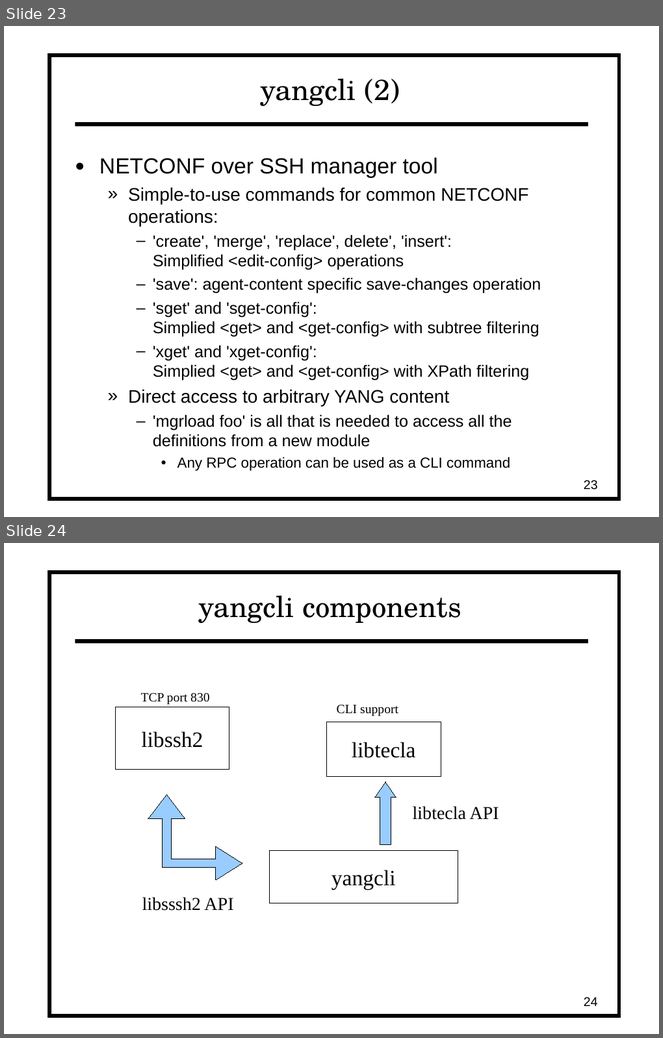
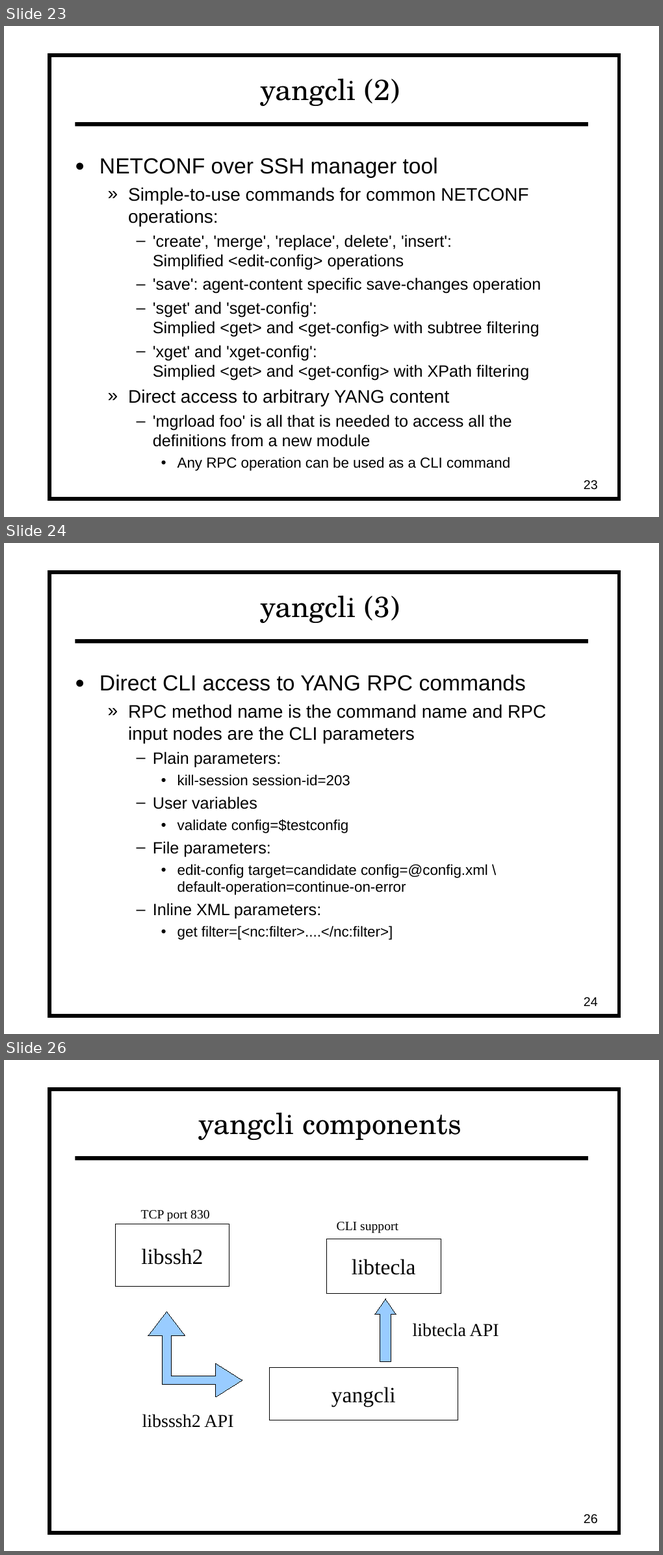
Before and after one commit to vlvassilev/yuma123, a slide deck: netconf/doc/netconfcentral_slides/NCX_overview.odp. Shown one above the other, each under a label of ours: slides 23 and 24 before the commit, slides 23, 24 and 26 after it; the slides between them are not shown. The pictures are 663x1038 and 663x1555 pixels, drawn with LibreOffice and Linux fonts; fonts in the diff are those of the drawing. Boxes give left, top, right and bottom in pixels: in the first picture for what was removed or moved away, otherwise in the second. Text is boxed around its words. In the diff, an @@ line names an element or a change of style, - is before the commit and + after.

```diff
--- a/netconf/doc/netconfcentral_slides/NCX_overview.odp
+++ b/netconf/doc/netconfcentral_slides/NCX_overview.odp
@@ slide 24 added at (4,543,659,1034), background #FFFFFF; not listed: 2 template elements that a slide beside it also shows @@
@@ title added at (260,596,400,624), 32 pt, text #000000 @@
+yangcli (3)
@@ text added at (100,674,546,940), 16 pt, text #000000 @@
+● Direct CLI access to YANG RPC commands
+  » RPC method name is the command name and RPC input nodes are the CLI parameters
+    – Plain parameters:
+      ● kill-session session-id=203
+    – User variables
+      ● validate config=$testconfig
+    – File parameters:
+      ● edit-config target=candidate config=@config.xml \
+        default-operation=continue-on-error
+    – Inline XML parameters:
+      ● get filter=[<nc:filter>....</nc:filter>]
@@ page number added at (584,997,598,1006), 14 pt, text #000000 @@
+24
@@ what was slide 24 is now slide 26 @@
@@ page number at (584,1514,598,1524): text changed @@
-24
+26
```
Also in this commit, not shown: 2 slides changed, 1 other slide added, 22 other files.
